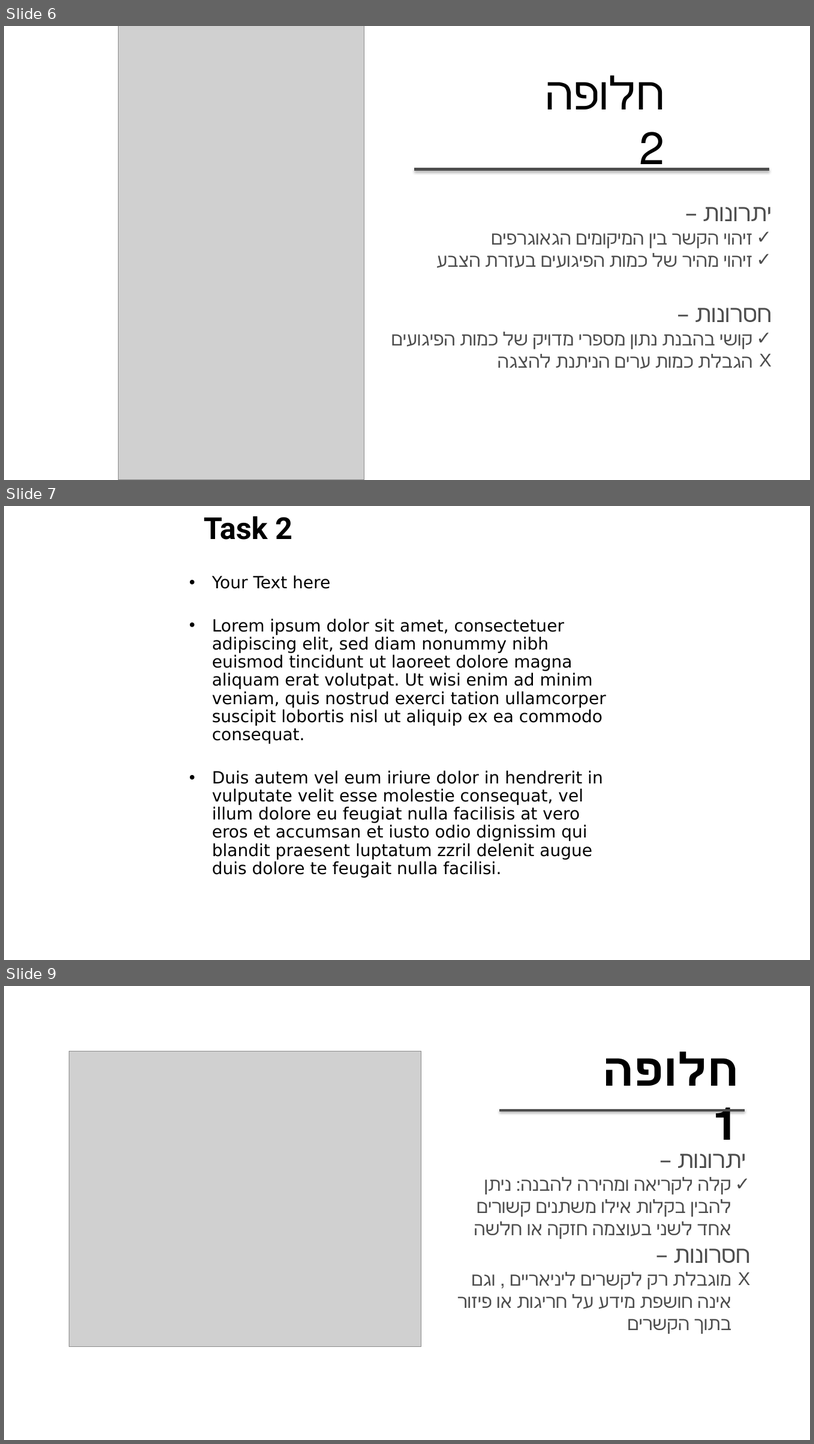
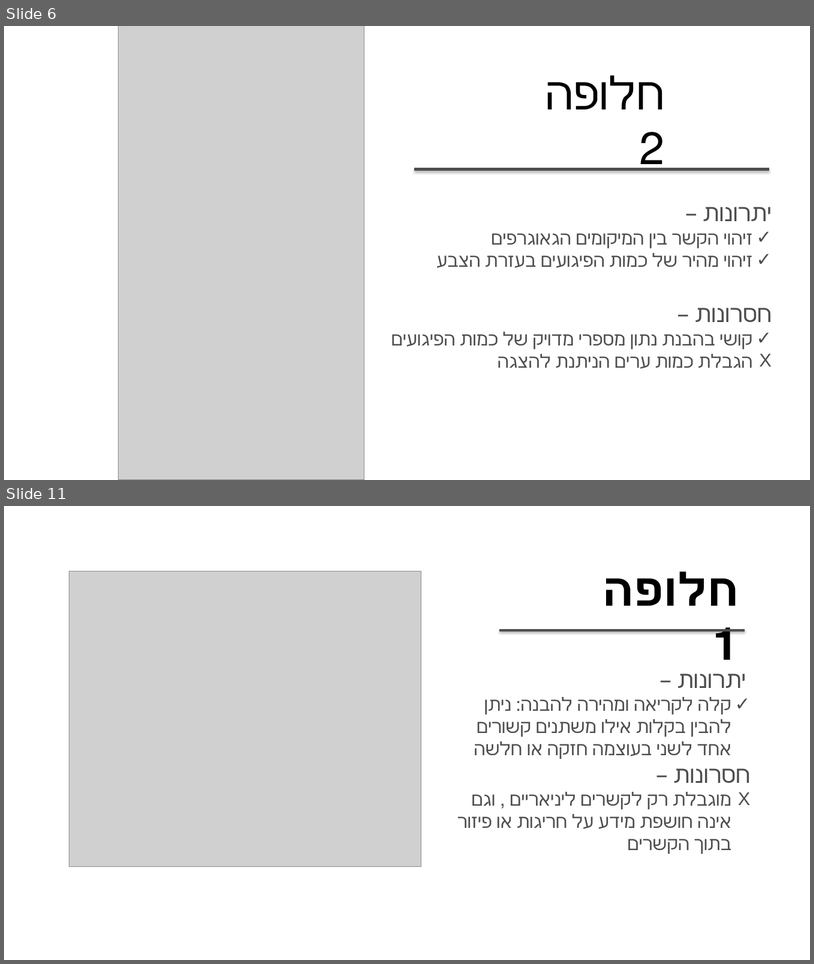
Before and after one commit to Yarin-Shohat/Terror-Attacks-Visualization, a slide deck: Presentation/פרזנטציה פרויקט ויזואליזציה.pptx. Shown one above the other, each under a label of ours: slides 6, 7 and 9 before the commit, slides 6 and 11 after it; the slides between them are not shown. The pictures are 814x1444 and 814x964 pixels, drawn with LibreOffice and Linux fonts; fonts in the diff are those of the drawing; grey boxes stand for pictures; background and template pictures are left out. Boxes give left, top, right and bottom in pixels: in the first picture for what was removed or moved away, otherwise in the second. Text is boxed around its words. In the diff, an @@ line names an element or a change of style, - is before the commit and + after.

```diff
--- a/Presentation/פרזנטציה פרויקט ויזואליזציה.pptx
+++ b/Presentation/פרזנטציה פרויקט ויזואליזציה.pptx
@@ slide 7 removed at (4, 506, 810, 960), background picture (left out) @@
@@ title removed at (204, 516, 293, 540) @@
-Task 2
@@ text removed at (212, 575, 606, 877) @@
-• Your Text here
-• Lorem ipsum dolor sit amet, consectetuer adipiscing elit, sed diam nonummy nibh euismod tincidunt ut laoreet dolore magna aliquam erat volutpat. Ut wisi enim ad minim veniam, quis nostrud exerci tation ullamcorper suscipit lobortis nisl ut aliquip ex ea commodo consequat.
-• Duis autem vel eum iriure dolor in hendrerit in vulputate velit esse molestie consequat, vel illum dolore eu feugiat nulla facilisis at vero eros et accumsan et iusto odio dignissim qui blandit praesent luptatum zzril delenit augue duis dolore te feugait nulla facilisi.
@@ what was slide 9 is now slide 11 @@
```
Also in this commit, not shown: 2 slides changed, 3 slides added.
